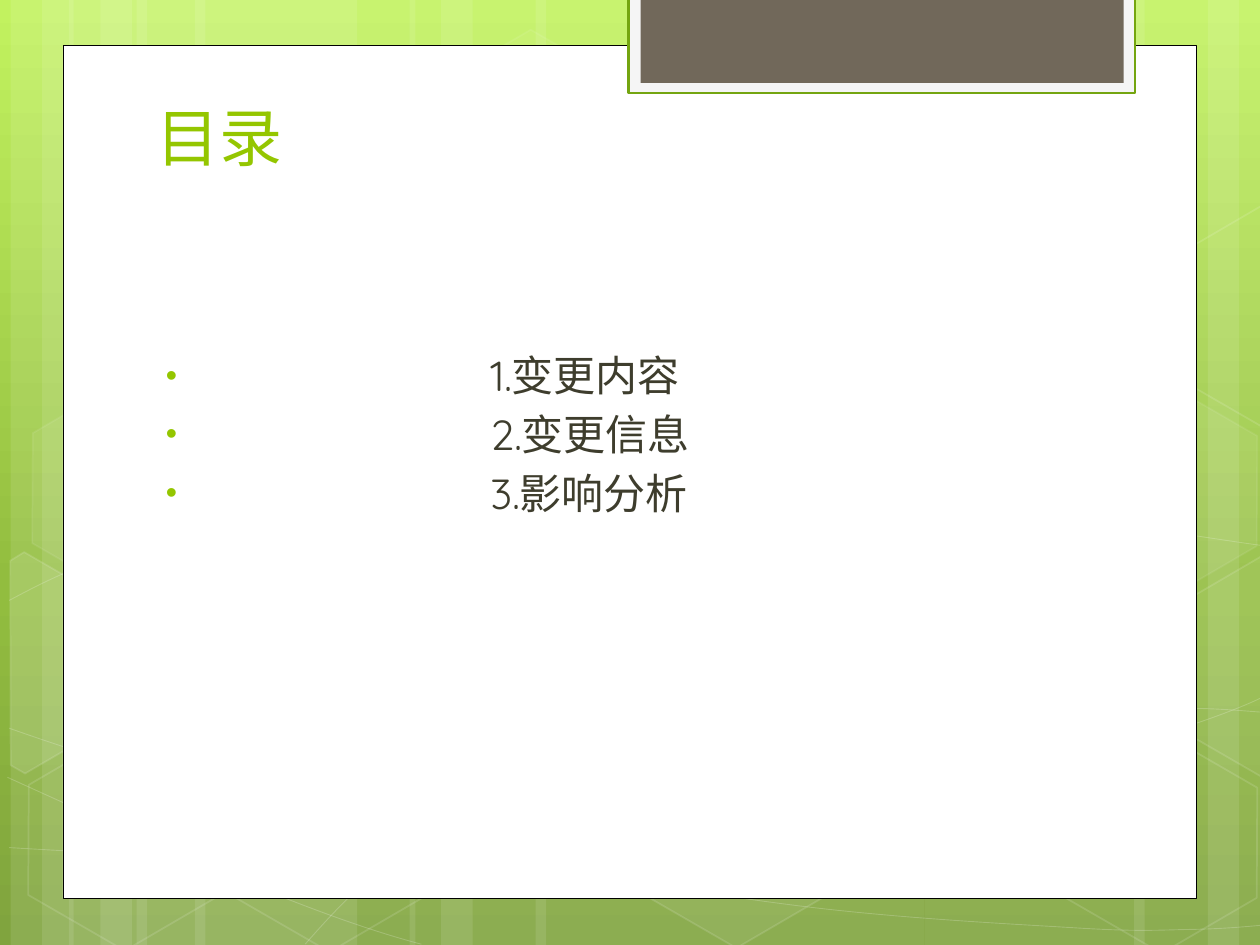
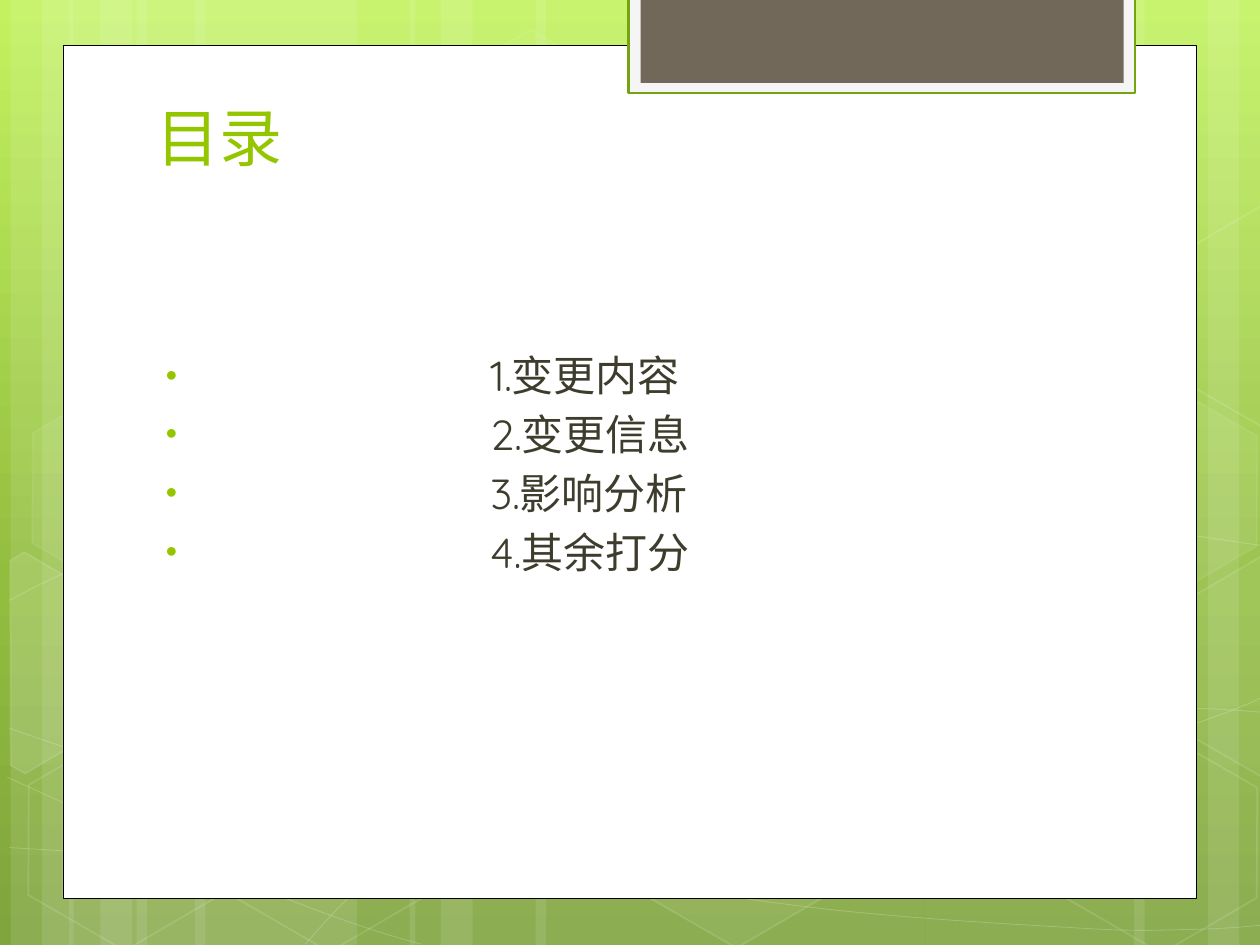
Before and after one commit to rjgcG7/SRS, a slide deck: slide 2 of website/受控文件/需求变更/软件需求变更.pptx. Drawn at 1260x945 pixels with LibreOffice and Linux fonts; fonts in the diff are those of the drawing. Boxes give left, top, right and bottom in pixels: in the first picture for what was removed or moved away, otherwise in the second. Text is boxed around its words. In the diff, an @@ line names an element or a change of style, - is before the commit and + after.

```diff
--- a/website/受控文件/需求变更/软件需求变更.pptx
+++ b/website/受控文件/需求变更/软件需求变更.pptx
@@ text at (x1=490, y1=532, x2=689, y2=572): paragraph added @@
+• 4.其余打分
```
Also in this commit, not shown: 9 slides added, 8 other files.
